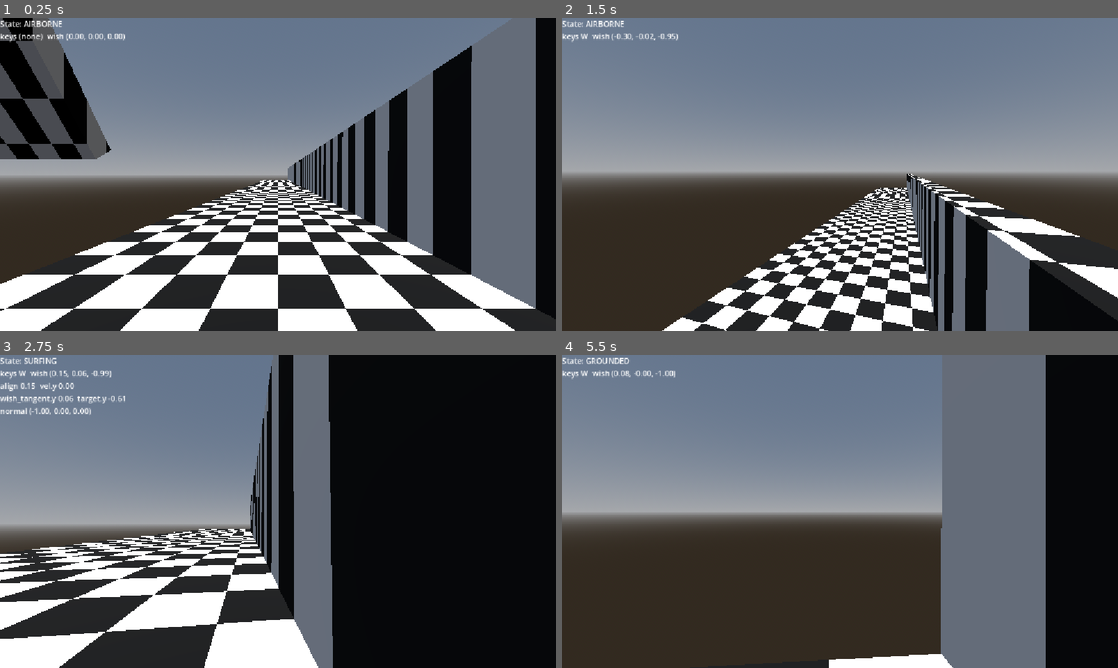
Above: before the commit, frames 1-4 (two rows, left to right).
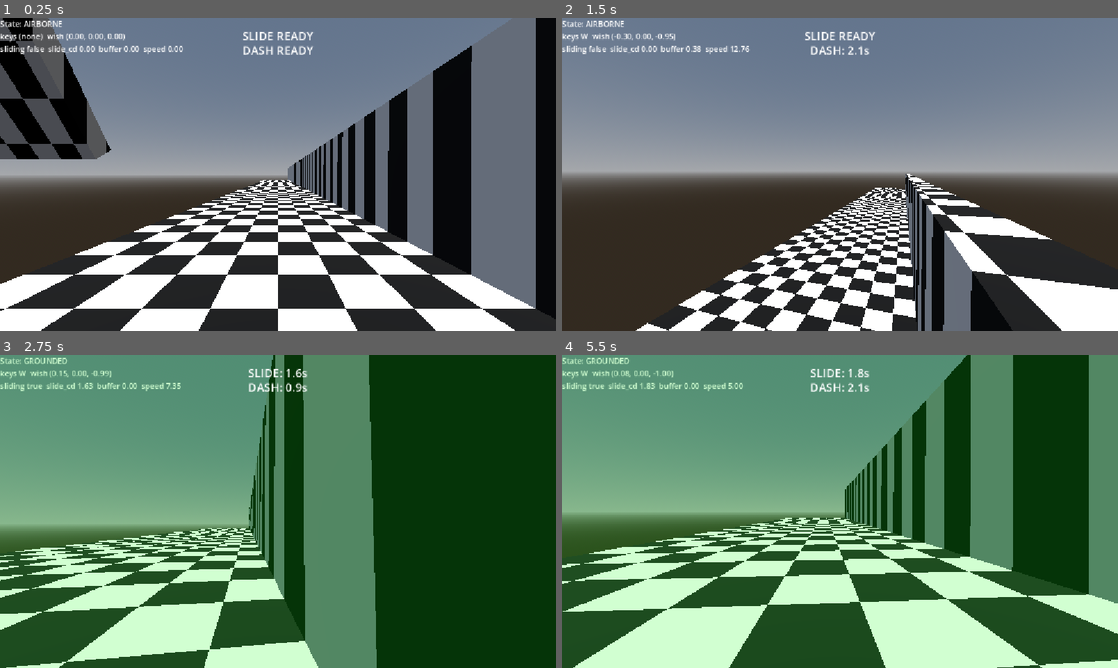
Above: after the commit, the same moments.

Repository: Dolphinos7/GodotSchmovementThing
Game: Godot game, scene res://node_3d.tscn
Same seed, same stepped clock (60 frames per second), same inputs: the game is played once before the commit and once after it.
Inputs (mouse positions are in pixels of both pictures, inside the frame that each line leads up to):
- Up to frame 1 (0.25 s): no input
- Up to frame 2 (1.5 s): tap Enter (ui_accept) at 0.5, 0.77 s; move the mouse to (867, 174) at 0.52 s; hold W (move_forward) from 0.53 s (still down); tap E (dash, bound only after the commit) at 0.6 s; tap R (slide, bound only after the commit) at 0.8, 1.35 s; move the mouse to (812, 174) at 1.27 s
- Up to frame 3 (2.75 s): keep holding W (move_forward); tap Enter (ui_accept) at 1.52 s; tap E (dash, bound only after the commit) at 1.55, 2.1 s; move the mouse to (289, 505) at 2.02 s; tap R (slide, bound only after the commit) at 2.3 s
- Up to frame 4 (5.5 s): keep holding W (move_forward); move the mouse to (834, 517) at 2.77 s; tap R (slide, bound only after the commit) at 2.85, 3.8, 4.35, 5.3 s; tap Enter (ui_accept) at 3.02, 3.77, 4.52 s; tap E (dash, bound only after the commit) at 3.05, 3.6, 4.55, 5.1 s; move the mouse to (878, 514) at 3.52 s; move the mouse to (795, 508) at 4.27 s; move the mouse to (845, 511) at 5.02 s

The runs differ from the first frame. In frame 1, 0.8% of the frame differs, in the area x 0-57%, y 4-12%; in frame 2, 18%; in frame 3, 100%; in frame 4, 100%, in the area x 0-100%, y 0-100%.

Commit message:
slide-and-dash-kinda-fun

Diff:
--- a/Schmove.gd
+++ b/Schmove.gd
@@ -2,36 +2,69 @@
 
 @onready var debug_label: Label = $"../CanvasLayer/DebugText"
 
-enum State { GROUNDED, AIRBORNE, SURFING }
+# Built at runtime in _ready() instead of placed in the scene file - avoids
+# the editor's in-memory copy of the scene going stale if this script edits
+# the .tscn directly while it's open.
+var slide_tint: ColorRect
+var slide_cooldown_label: Label
+var dash_cooldown_label: Label
+
+enum State { GROUNDED, AIRBORNE }
 
 var mouse_sens = 0.3
 var camera_anglev=0
 var state: State = State.AIRBORNE
-
-# Ramp contact found during the *previous* move_and_slide() - collision data
-# isn't available until after a move, so this frame's state decision is based
-# on last frame's contact, same way is_on_floor() already works.
-var touching_ramp := false
-var ramp_normal := Vector3.ZERO
-var ramp_align := 0.0
-var prev_wish_tangent_dir := Vector3.ZERO
-var debug_wish_tangent_y := 0.0
-var debug_target_y := 0.0
 var debug_wish_dir := Vector3.ZERO
 
-const SPEED = 5.0
-const JUMP_VELOCITY = 9.0
-const AIR_ACCEL = 20.0
-const AIR_MAX_SPEED = 20.0
-const RAMP_STICK_FORCE = 0.5
-const RAMP_STEER_RATE = 10.0
-const RAMP_TANGENT_MIN = 0.05
-const RAMP_CLIMB_ACCEL = 4.0
-const RAMP_FLICK_BOOST = 1.0
+const SPEED = 5.0 # base ground walk speed
+const JUMP_VELOCITY = 9.0 # upward velocity applied on jump
+const AIR_ACCEL = 100.0 # how sharply turning redirects air velocity - surf servers crank this way up from Source's strict default for fast, sharp turns
+const AIR_STRAFE_SPEED = 1.5 # cap on holding a static direction in air - must keep turning to gain more than this
+const DASH_SPEED = 12.0 # velocity impulse added in the dash direction
+const DASH_COOLDOWN = 3.0 # seconds before dash can be used again
+const GROUND_FRICTION = 8.0 # rate excess ground speed (from a dash) bleeds toward SPEED while sliding
+const SLIDE_DURATION = 1.5 # seconds a slide stays active once triggered
+const SLIDE_COOLDOWN = 2.0 # seconds before slide can be triggered again
+const SLIDE_BUFFER_WINDOW = 0.5 # seconds an airborne slide press stays buffered, waiting for you to land
+
+var dash_cooldown := 0.0
+var can_air_dash := true
+var is_sliding := false
+var slide_time_remaining := 0.0
+var slide_cooldown := 0.0
+var slide_buffer_time_remaining := 0.0
 
 # Called when the node enters the scene tree for the first time.
 func _ready() -> void:
 	Input.mouse_mode = Input.MOUSE_MODE_CAPTURED
+	_build_slide_ui()
+
+func _build_slide_ui() -> void:
+	var canvas_layer: CanvasLayer = $"../CanvasLayer"
+
+	slide_tint = ColorRect.new()
+	slide_tint.color = Color(0.0, 1.0, 0.0, 0.0)
+	slide_tint.mouse_filter = Control.MOUSE_FILTER_IGNORE
+	slide_tint.set_anchors_preset(Control.PRESET_FULL_RECT)
+	canvas_layer.add_child(slide_tint)
+
+	slide_cooldown_label = Label.new()
+	slide_cooldown_label.text = "SLIDE READY"
+	slide_cooldown_label.add_theme_font_size_override("font_size", 24)
+	slide_cooldown_label.horizontal_alignment = HORIZONTAL_ALIGNMENT_CENTER
+	slide_cooldown_label.set_anchors_preset(Control.PRESET_CENTER_TOP)
+	slide_cooldown_label.position = Vector2(-80.0, 20.0)
+	slide_cooldown_label.size = Vector2(160.0, 30.0)
+	canvas_layer.add_child(slide_cooldown_label)
+
+	dash_cooldown_label = Label.new()
+	dash_cooldown_label.text = "DASH READY"
+	dash_cooldown_label.add_theme_font_size_override("font_size", 24)
+	dash_cooldown_label.horizontal_alignment = HORIZONTAL_ALIGNMENT_CENTER
+	dash_cooldown_label.set_anchors_preset(Control.PRESET_CENTER_TOP)
+	dash_cooldown_label.position = Vector2(-80.0, 50.0)
+	dash_cooldown_label.size = Vector2(160.0, 30.0)
+	canvas_layer.add_child(dash_cooldown_label)
 
 # Called every frame. 'delta' is the elapsed time since the previous frame.
 func _process(delta: float) -> void:
@@ -51,49 +84,95 @@
 	# Get the input direction.
 	# As good practice, you should replace UI actions with custom gameplay actions.
 	var input_dir := Input.get_vector("move_left", "move_right", "move_forward", "move_back")
+
+	# Wish direction follows your held key combo rotated by view yaw only -
+	# no pitch. This is what makes CS-style air strafing work: looking
+	# up/down should never weaken or tilt your horizontal wish direction,
+	# only turning left/right (yaw) does, since that's what _air_accelerate
+	# measures against your current velocity to gain speed off a turn.
 	var direction := (transform.basis * Vector3(input_dir.x, 0, input_dir.y)).normalized()
+	debug_wish_dir = direction
 
 	var camera_basis: Basis = ($Schmeepera as Node3D).global_transform.basis
 
-	# Wish direction follows the actual input combo (camera basis with pitch
-	# included) - used by both air strafing and surf-state ramp interaction.
-	var air_wish_dir := Vector3.ZERO
-	if input_dir:
-		air_wish_dir = (camera_basis * Vector3(input_dir.x, 0, input_dir.y)).normalized()
-	debug_wish_dir = air_wish_dir
-
 	_update_state()
+	_handle_slide(delta)
 
 	if Input.is_action_just_pressed("ui_accept") and state == State.GROUNDED:
 		velocity.y = JUMP_VELOCITY
 
 	match state:
 		State.GROUNDED:
-			_process_grounded(direction)
+			_process_grounded(direction, delta)
 		State.AIRBORNE:
-			_process_airborne(air_wish_dir, delta)
-		State.SURFING:
-			_process_surfing(air_wish_dir, delta)
+			_process_airborne(direction, delta)
+
+	# Applied after the state-specific movement above, not before - grounded
+	# movement overwrites velocity.x/z outright, which would erase a dash
+	# impulse added any earlier in the frame.
+	_try_dash(direction, camera_basis, delta)
 
 	move_and_slide()
-	_scan_for_ramp_contact(air_wish_dir)
 	_update_debug_label()
+	_update_slide_ui()
 
 func _update_state() -> void:
-	if touching_ramp:
-		state = State.SURFING
-	elif is_on_floor():
+	var was_grounded: bool = state == State.GROUNDED
+	if is_on_floor():
 		state = State.GROUNDED
+		can_air_dash = true
+		# Landed with a buffered slide press still alive - trigger it
+		# immediately instead of requiring a perfectly-timed second press.
+		if not was_grounded and slide_buffer_time_remaining > 0.0:
+			_start_slide()
 	else:
 		state = State.AIRBORNE
 
-func _process_grounded(direction: Vector3) -> void:
-	if direction:
-		velocity.x = direction.x * SPEED
-		velocity.z = direction.z * SPEED
-	else:
-		velocity.x = move_toward(velocity.x, 0, SPEED)
-		velocity.z = move_toward(velocity.z, 0, SPEED)
+func _handle_slide(delta: float) -> void:
+	slide_cooldown = max(slide_cooldown - delta, 0.0)
+	slide_buffer_time_remaining = max(slide_buffer_time_remaining - delta, 0.0)
+
+	if Input.is_action_just_pressed("slide"):
+		if state == State.GROUNDED:
+			_start_slide()
+		else:
+			# Not grounded yet - buffer the press so landing within the
+			# window triggers it automatically, instead of the press just
+			# being dropped.
+			slide_buffer_time_remaining = SLIDE_BUFFER_WINDOW
+
+	if is_sliding:
+		slide_time_remaining -= delta
+		if slide_time_remaining <= 0.0 or state == State.AIRBORNE:
+			is_sliding = false
+
+func _start_slide() -> void:
+	if slide_cooldown > 0.0:
+		return
+	is_sliding = true
+	slide_time_remaining = SLIDE_DURATION
+	slide_cooldown = SLIDE_COOLDOWN
+	slide_buffer_time_remaining = 0.0
+
+func _process_grounded(direction: Vector3, delta: float) -> void:
+	var horizontal_speed: float = Vector2(velocity.x, velocity.z).length()
+	var target_speed: float = SPEED if direction else 0.0
+
+	var new_speed: float
+	if not is_sliding or horizontal_speed <= SPEED:
+		# Normal walking/stopping - snap straight to target, same as before.
+		# Also applies if you're carrying excess speed but aren't sliding -
+		# that's what makes dashing without sliding a non-event on the ground.
+		new_speed = target_speed
+	else:
+		# Sliding and carrying more speed than base walk allows (e.g. just
+		# dashed) - bleed the excess off gradually via friction instead of
+		# snapping back down to walk speed instantly.
+		new_speed = move_toward(horizontal_speed, target_speed, GROUND_FRICTION * delta)
+
+	var horizontal_dir: Vector3 = direction if direction else Vector3(velocity.x, 0, velocity.z).normalized()
+	velocity.x = horizontal_dir.x * new_speed
+	velocity.z = horizontal_dir.z * new_speed
 
 func _process_airborne(wish_dir: Vector3, delta: float) -> void:
 	velocity += get_gravity() * delta
@@ -102,104 +181,47 @@
 func _air_accelerate(wish_dir: Vector3, delta: float) -> void:
 	if not wish_dir:
 		return
+
+	# current_speed is your velocity's component along wish_dir right now.
+	# Holding a static wish_dir (not turning) means current_speed quickly
+	# rises to meet AIR_STRAFE_SPEED and add_speed hits zero - acceleration
+	# stops dead. The only way to keep add_speed positive is to keep
+	# changing wish_dir (turning the camera), which keeps its dot product
+	# with your existing velocity low even though your actual speed is high.
 	var current_speed: float = velocity.dot(wish_dir)
-	var add_speed: float = clamp(AIR_MAX_SPEED - current_speed, 0.0, AIR_ACCEL * delta)
-	velocity += wish_dir * add_speed
-
-func _process_surfing(wish_dir: Vector3, delta: float) -> void:
-	# Gravity still pulls; the surf logic below decides how much survives.
-	velocity += get_gravity() * delta
-
-	# Strip only the into-surface component, keeping whatever tangential
-	# momentum you already had - touching a wall never discards speed you'd
-	# already built up, even if your current aim has no forward lean at all.
-	velocity -= ramp_normal * velocity.dot(ramp_normal)
-
-	# Keep a small bias pressed into the surface so next frame's
-	# move_and_slide() still registers contact - a purely tangential
-	# velocity can graze the ramp without re-triggering a collision, which
-	# is what was causing the surf/airborne state flicker.
-	velocity -= ramp_normal * RAMP_STICK_FORCE
-
-	if not wish_dir:
-		prev_wish_tangent_dir = Vector3.ZERO
-		debug_wish_tangent_y = 0.0
-		debug_target_y = 0.0
-		return
-
-	var wish_tangent: Vector3 = wish_dir - ramp_normal * wish_dir.dot(ramp_normal)
-	debug_wish_tangent_y = wish_tangent.y
-	if wish_tangent.length() < RAMP_TANGENT_MIN:
-		# No meaningful lean along the surface at all (aiming dead-on
-		# perpendicular) - nothing to steer toward, so hover instead of
-		# steering toward a noisy near-zero direction.
-		velocity.y = 0.0
-		prev_wish_tangent_dir = Vector3.ZERO
-		debug_target_y = 0.0
-		return
-
-	# Steer the conserved speed toward wherever your aim projects onto the
-	# ramp surface - gradual, not instant, so turning into/along the slope
-	# redirects momentum into a climb. This is the only place vertical
-	# velocity changes while leaning into a climb, so it's no longer fighting
-	# a separate damping step every frame.
-	var speed: float = velocity.length()
-	if speed < 0.01:
-		return
-	var steer_weight: float = clamp(RAMP_STEER_RATE * delta, 0.0, 1.0)
-	var new_dir: Vector3 = velocity.normalized().slerp(wish_tangent.normalized(), steer_weight)
-	var target: Vector3 = new_dir * speed
-
-	# No static angle ever climbs - holding steady only ever trends toward
-	# flat (dead-on, align=1) or descending (leaning away, align->0 at the
-	# gate edge). align^2 - 1 is 0 at dead-on and increasingly negative the
-	# further you lean, so the baseline never pulls you upward on its own.
-	var climb_bias: float = ramp_align * ramp_align - 1.0
-	target.y = climb_bias * speed
-	debug_target_y = target.y
-
-	# How fast your aim itself is rotating (radians/sec) - this is the only
-	# source of upward motion. Holding a steady angle (turn_rate ~ 0) just
-	# follows the baseline above; a sharp flick converts existing speed into
-	# a direct upward kick, like using your momentum to jump off the ramp.
-	var wish_tangent_dir: Vector3 = wish_tangent.normalized()
-	var turn_rate: float = 0.0
-	if prev_wish_tangent_dir and delta > 0.0:
-		turn_rate = prev_wish_tangent_dir.angle_to(wish_tangent_dir) / delta
-	prev_wish_tangent_dir = wish_tangent_dir
-
-	velocity.x = target.x
-	velocity.z = target.z
-	velocity.y = move_toward(velocity.y, target.y, RAMP_CLIMB_ACCEL * delta)
-	velocity.y += turn_rate * speed * RAMP_FLICK_BOOST * delta
-
-func _scan_for_ramp_contact(wish_dir: Vector3) -> void:
-	touching_ramp = false
-	ramp_normal = Vector3.ZERO
-	ramp_align = 0.0
-	if not wish_dir:
-		return # not holding any key at all - never counts as surfing
-
-	for i in get_slide_collision_count():
-		var collision := get_slide_collision(i)
-		var normal := collision.get_normal()
-		if normal.angle_to(Vector3.UP) <= floor_max_angle:
-			continue # walkable floor, not a ramp face
-
-		# Only "stick" if you're actually pushing into the surface (full 3D,
-		# not flattened) - holding away from it should just fall back to
-		# plain air strafing, not be governed by surf logic at all.
-		if wish_dir.dot(normal) >= 0.0:
-			continue
-
-		touching_ramp = true
-		ramp_normal = normal
-
-		var flat_wish: Vector3 = Vector3(wish_dir.x, 0, wish_dir.z)
-		var flat_normal: Vector3 = Vector3(normal.x, 0, normal.z)
-		if flat_wish and flat_normal:
-			ramp_align = flat_wish.normalized().dot(-flat_normal.normalized())
-		break
+	var add_speed: float = AIR_STRAFE_SPEED - current_speed
+	if add_speed <= 0.0:
+		return
+
+	var accel_speed: float = min(AIR_ACCEL * AIR_STRAFE_SPEED * delta, add_speed)
+	velocity += wish_dir * accel_speed
+
+func _try_dash(wish_dir: Vector3, camera_basis: Basis, delta: float) -> void:
+	dash_cooldown = max(dash_cooldown - delta, 0.0)
+	if dash_cooldown > 0.0:
+		return
+	if state == State.AIRBORNE and not can_air_dash:
+		return
+	if not Input.is_action_just_pressed("dash"):
+		return
+
+	# Dash toward whatever direction you're currently trying to move in;
+	# fall back to camera-forward if no movement key is held. Always
+	# flattened - this is a horizontal dash, vertical velocity is untouched.
+	var dash_dir: Vector3 = wish_dir if wish_dir else -camera_basis.z
+	dash_dir.y = 0.0
+	if not dash_dir:
+		return
+	dash_dir = dash_dir.normalized()
+
+	# Added to existing velocity rather than overwriting it, so a dash
+	# composes with whatever momentum you're already carrying instead of
+	# resetting it.
+	velocity.x += dash_dir.x * DASH_SPEED
+	velocity.z += dash_dir.z * DASH_SPEED
+	dash_cooldown = DASH_COOLDOWN
+	if state == State.AIRBORNE:
+		can_air_dash = false
 
 func _held_keys_string() -> String:
 	var keys: Array[String] = []
@@ -219,13 +241,25 @@
 	var input_line: String = "keys %s  wish (%.2f, %.2f, %.2f)" % [
 		_held_keys_string(), debug_wish_dir.x, debug_wish_dir.y, debug_wish_dir.z
 	]
+	var slide_line: String = "sliding %s  slide_cd %.2f  buffer %.2f  speed %.2f" % [
+		str(is_sliding), slide_cooldown, slide_buffer_time_remaining,
+		Vector2(velocity.x, velocity.z).length()
+	]
 	match state:
 		State.GROUNDED:
-			debug_label.text = "State: GROUNDED\n%s" % input_line
+			debug_label.text = "State: GROUNDED\n%s\n%s" % [input_line, slide_line]
 		State.AIRBORNE:
-			debug_label.text = "State: AIRBORNE\n%s" % input_line
-		State.SURFING:
-			debug_label.text = "State: SURFING\n%s\nalign %.2f  vel.y %.2f\nwish_tangent.y %.2f  target.y %.2f\nnormal (%.2f, %.2f, %.2f)" % [
-				input_line, ramp_align, velocity.y, debug_wish_tangent_y, debug_target_y,
-				ramp_normal.x, ramp_normal.y, ramp_normal.z
-			]
+			debug_label.text = "State: AIRBORNE\n%s\n%s" % [input_line, slide_line]
+
+func _update_slide_ui() -> void:
+	slide_tint.color = Color(0.0, 1.0, 0.0, 0.18 if is_sliding else 0.0)
+
+	if slide_cooldown <= 0.0:
+		slide_cooldown_label.text = "SLIDE READY"
+	else:
+		slide_cooldown_label.text = "SLIDE: %.1fs" % slide_cooldown
+
+	if dash_cooldown <= 0.0:
+		dash_cooldown_label.text = "DASH READY"
+	else:
+		dash_cooldown_label.text = "DASH: %.1fs" % dash_cooldown
--- a/node_3d.tscn
+++ b/node_3d.tscn
@@ -26,6 +26,11 @@
 
 [node name="StartingPlatform" type="CSGBox3D" parent="." unique_id=1585047234]
 transform = Transform3D(10, 0, 0, 0, 1, 0, 0, 0, 151.35776, 0, 6.7852335, 0)
+use_collision = true
+material = SubResource("ShaderMaterial_noarx")
+
+[node name="StartingPlatform3" type="CSGBox3D" parent="." unique_id=718337179]
+transform = Transform3D(-1.0998204, 0, -993.93353, 0, 1, 0, 9.939336, 0, -109.98203, -493.89655, 5.221443, 28.155228)
 use_collision = true
 material = SubResource("ShaderMaterial_noarx")
 
@@ -97,7 +102,7 @@
 environment = SubResource("Environment_gvi02")
 
 [node name="DirectionalLight3D" type="DirectionalLight3D" parent="." unique_id=716343182]
-transform = Transform3D(1, 0, 0, 0, -4.371139e-08, 1, 0, -1, -4.371139e-08, 0, 16.21684, 0.0064697266)
+transform = Transform3D(1, 0, 0, 0, -4.371139e-08, 1, 0, -1, -4.371139e-08, 0, 94.52952, 0.0064697266)
 
 [node name="CanvasLayer" type="CanvasLayer" parent="." unique_id=1587303332]
 
--- a/project.godot
+++ b/project.godot
@@ -42,6 +42,16 @@
 "events": [Object(InputEventKey,"resource_local_to_scene":false,"resource_name":"","device":16,"window_id":0,"alt_press …(190 unchanged characters)…
 ]
 }
+dash={
+"deadzone": 0.2,
+"events": [Object(InputEventKey,"resource_local_to_scene":false,"resource_name":"","device":16,"window_id":0,"alt_pressed":false,"shift_pressed":false,"ctrl_pressed":false,"meta_pressed":false,"pressed":false,"keycode":0,"physical_keycode":69,"key_label":0,"unicode":0,"location":0,"echo":false,"script":null)
+]
+}
+slide={
+"deadzone": 0.2,
+"events": [Object(InputEventKey,"resource_local_to_scene":false,"resource_name":"","device":16,"window_id":0,"alt_pressed":false,"shift_pressed":false,"ctrl_pressed":false,"meta_pressed":false,"pressed":false,"keycode":0,"physical_keycode":82,"key_label":0,"unicode":0,"location":0,"echo":false,"script":null)
+]
+}
 
 [physics]
 
